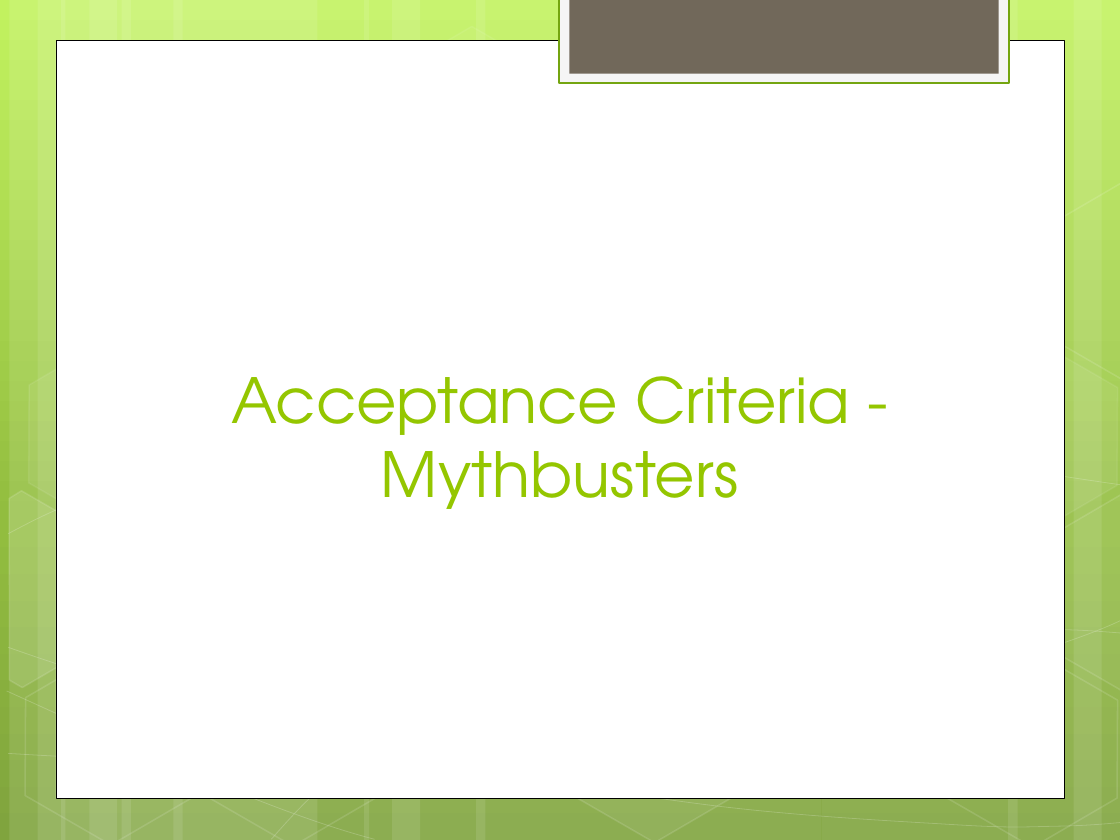
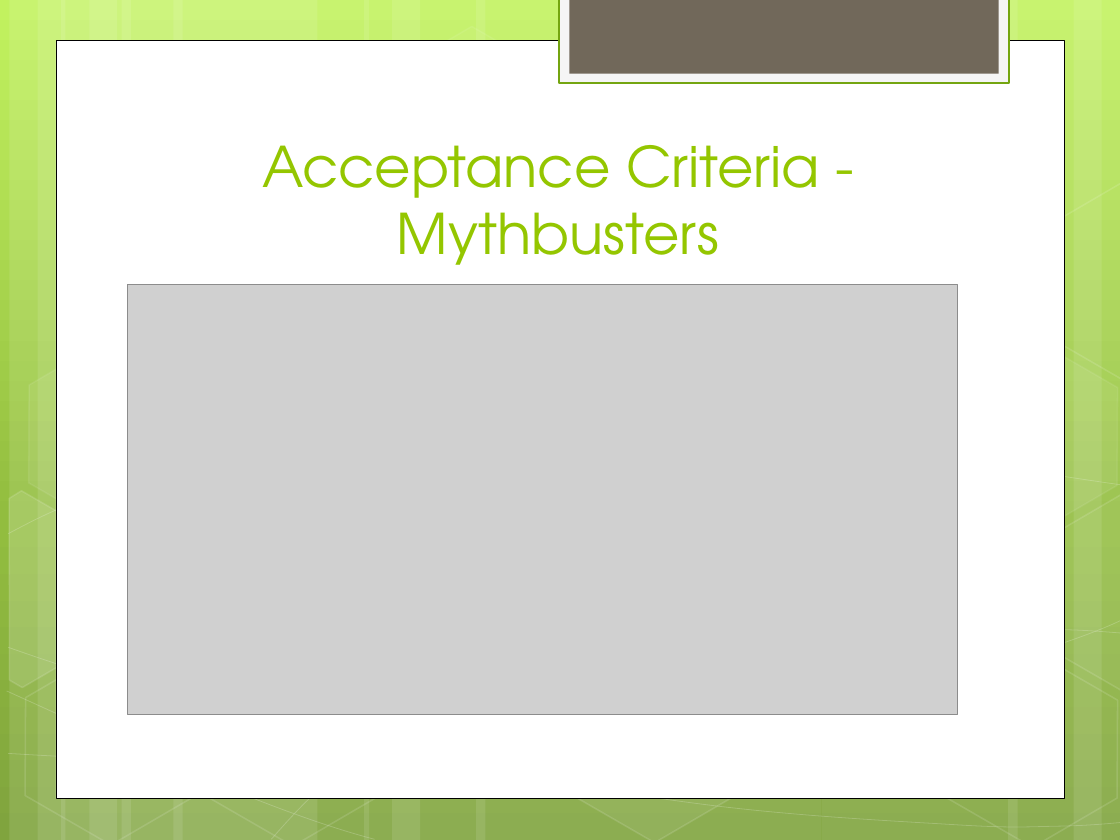
Before and after one commit to JonKruger/developing-an-automated-testing-strategy, a slide deck: slide 6 of Developing an Automated Testing Strategy.pptx. Drawn at 1120x840 pixels with LibreOffice and Linux fonts; fonts in the diff are those of the drawing; grey boxes stand for pictures. Boxes give left, top, right and bottom in pixels: in the first picture for what was removed or moved away, otherwise in the second. Text is boxed around its words. In the diff, an @@ line names an element or a change of style, - is before the commit and + after.

```diff
--- a/Developing an Automated Testing Strategy.pptx
+++ b/Developing an Automated Testing Strategy.pptx
@@ title "Acceptance Criteria - Mythbusters" moved from (x1=231, y1=376, x2=850, y2=509) to (x1=262, y1=145, x2=820, y2=265) @@
@@ title "Acceptance Criteria - Mythbusters" at (x1=262, y1=145, x2=820, y2=265): size 40 to 36 pt @@
@@ picture added at (x1=128, y1=284, x2=958, y2=715) @@
```
Also in this commit, not shown: 2 other slides changed, 1 slide removed.
